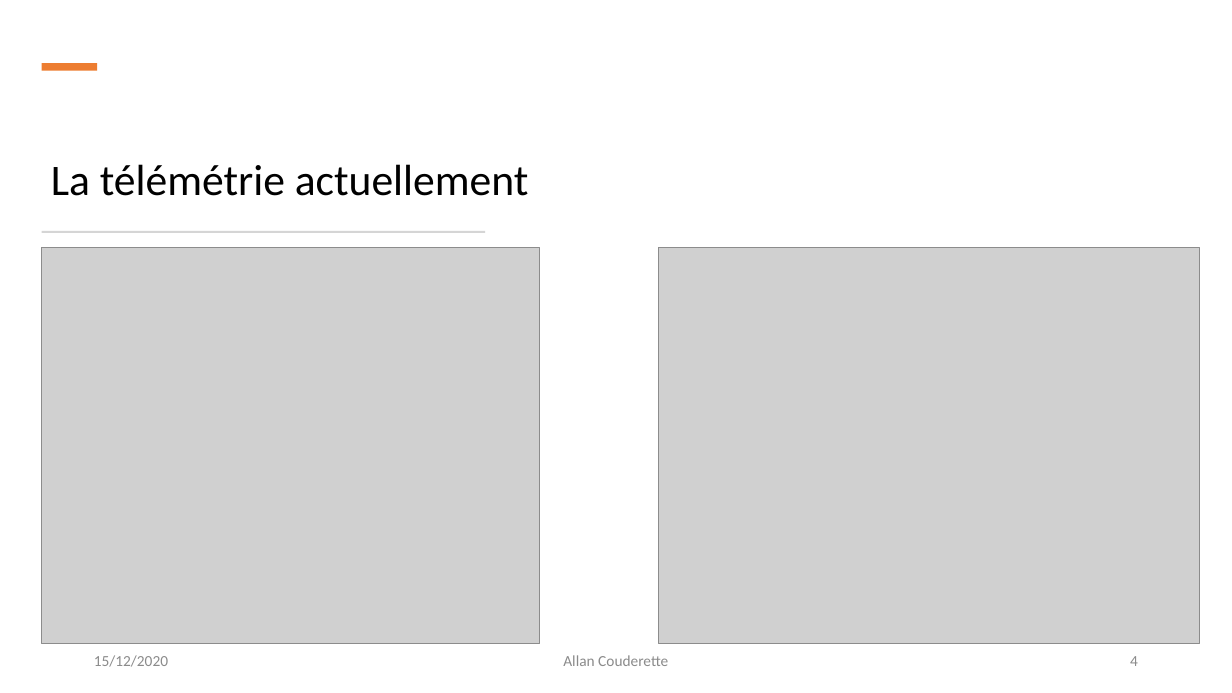
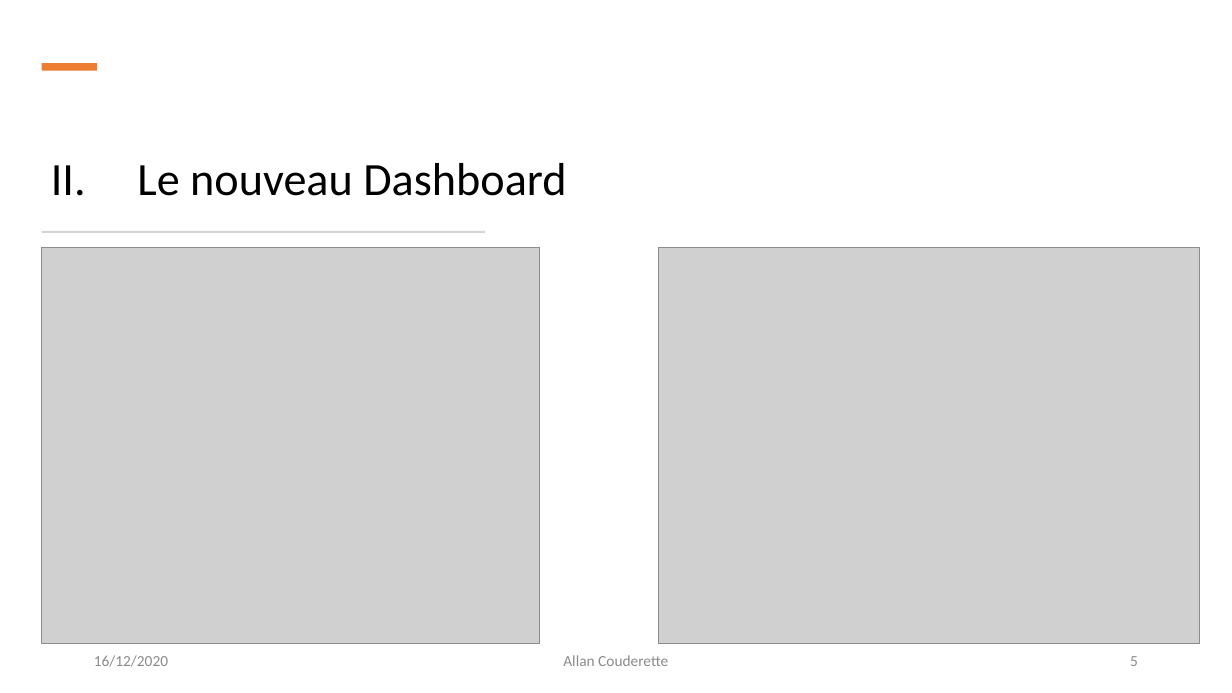
Before and after one commit to allanCouderette/BI_analysis_Formula-1-telemetry, a slide deck: slide 5 of Présentation-AllanCouderette.pptx (slide 4 before the commit). Drawn at 1232x693 pixels with LibreOffice and Linux fonts; fonts in the diff are those of the drawing; grey boxes stand for pictures. Boxes give left, top, right and bottom in pixels: in the first picture for what was removed or moved away, otherwise in the second. Text is boxed around its words. In the diff, an @@ line names an element or a change of style, - is before the commit and + after.

```diff
--- a/Présentation-AllanCouderette.pptx
+++ b/Présentation-AllanCouderette.pptx
@@ title at (137,163,566,196): text changed; size 34 to 36 pt @@
-La télémétrie actuellement
+II. Le nouveau Dashboard
@@ text at (94,655,168,667): text changed @@
-15/12/2020
+16/12/2020
@@ page number at (1130,656,1138,666): text changed @@
-4
+5
```
Also in this commit, not shown: 4 other slides changed, 2 slides added, 1 other file.
